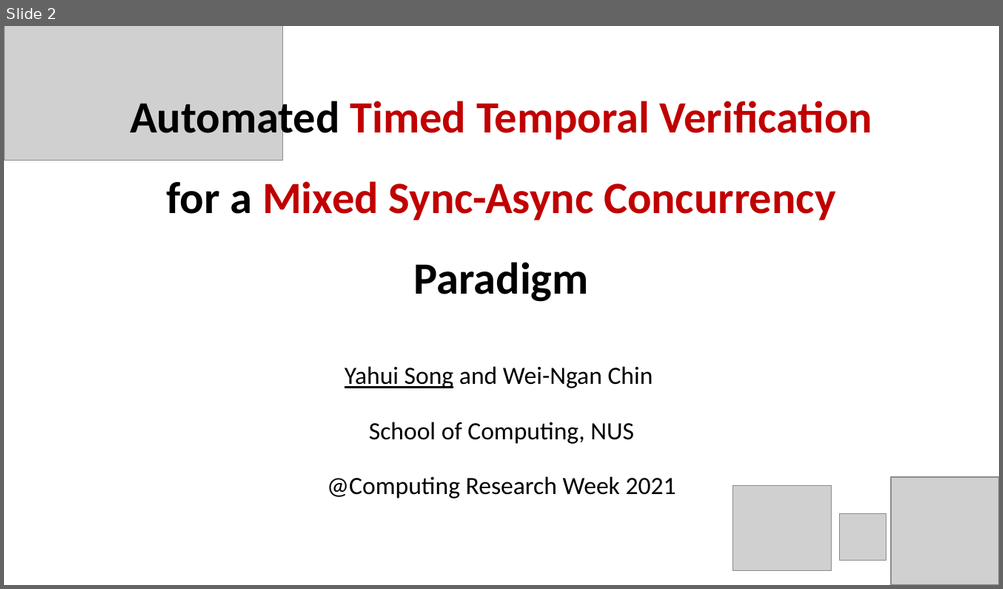
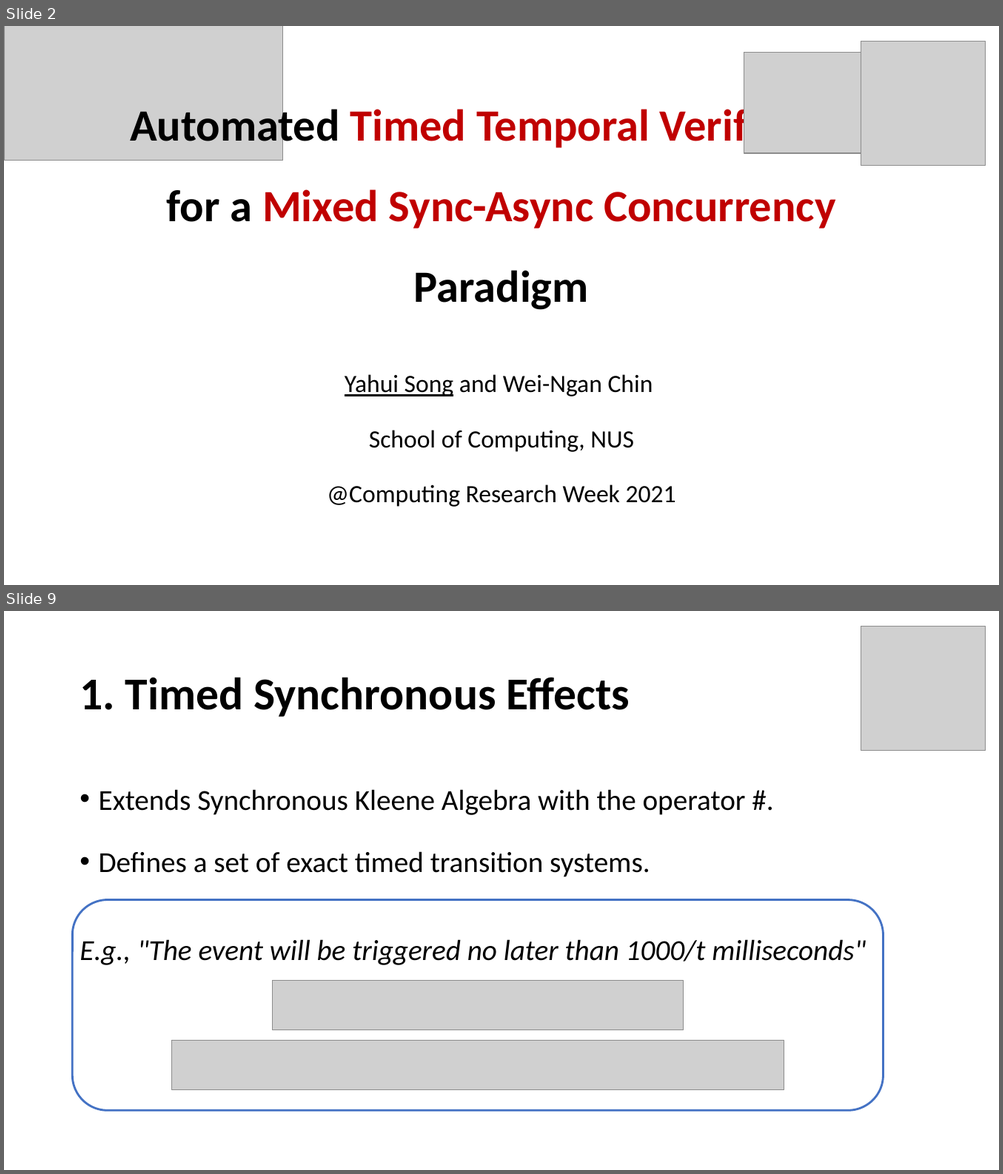
Before and after one commit to songyahui/Semantics_HIPHOP, a slide deck: timed_eff.pptx. Shown one above the other, each under a label of ours: slide 2 before the commit, slides 2 and 9 after it; the slides between them are not shown. The pictures are 1003x589 and 1003x1174 pixels, drawn with LibreOffice and Linux fonts; fonts in the diff are those of the drawing; grey boxes stand for pictures. Boxes give left, top, right and bottom in pixels: in the first picture for what was removed or moved away, otherwise in the second. Text is boxed around its words. In the diff, an @@ line names an element or a change of style, - is before the commit and + after.

```diff
--- a/timed_eff.pptx
+++ b/timed_eff.pptx
@@ slide 9 added at [4,611,999,1170], background #FFFFFF @@
@@ picture added at [861,626,986,751] @@
@@ title added at [79,677,629,717], 44 pt, text #000000, bold @@
+1. Timed Synchronous Effects
@@ text added at [79,789,865,965], 28 pt, text #000000 @@
+• Extends Synchronous Kleene Algebra with the operator #.
+• Defines a set of exact timed transition systems.
+E.g., "The event will be triggered no later than 1000/t milliseconds"
@@ rounded rectangle added at [73,900,883,1111], outline #4472C4 2 pt @@
@@ picture added at [273,980,683,1031] @@
@@ picture added at [172,1041,784,1091] @@
@@ slide 2 changed as well @@
@@ picture added at [861,41,986,166] @@
@@ picture: place and size @@
-picture at [732,486,831,571]
+picture at [743,52,860,153]
@@ title "Automated Timed Temporal Verification for ...": place and size @@
-title "Automated Timed Temporal Verification for ..." at [130,96,872,302]
+title "Automated Timed Temporal Verification for ..." at [130,104,872,310]
@@ subtitle "Yahui Song and Wei-Ngan Chin": place and size @@
-subtitle "Yahui Song and Wei-Ngan Chin" at [327,366,676,499]
+subtitle "Yahui Song and Wei-Ngan Chin" at [327,375,676,507]
@@ picture removed at [891,477,999,585] @@
@@ picture removed at [839,514,887,562] @@
```
Also in this commit, not shown: 4 other slides changed, 11 other slides added, 2 slides removed, 1 other file.
